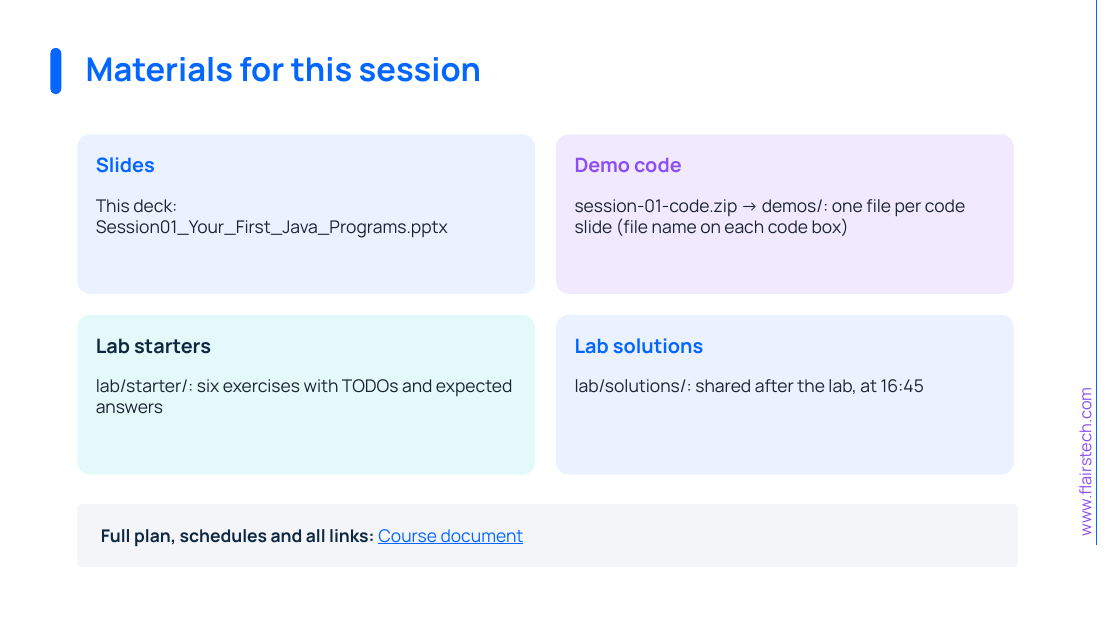
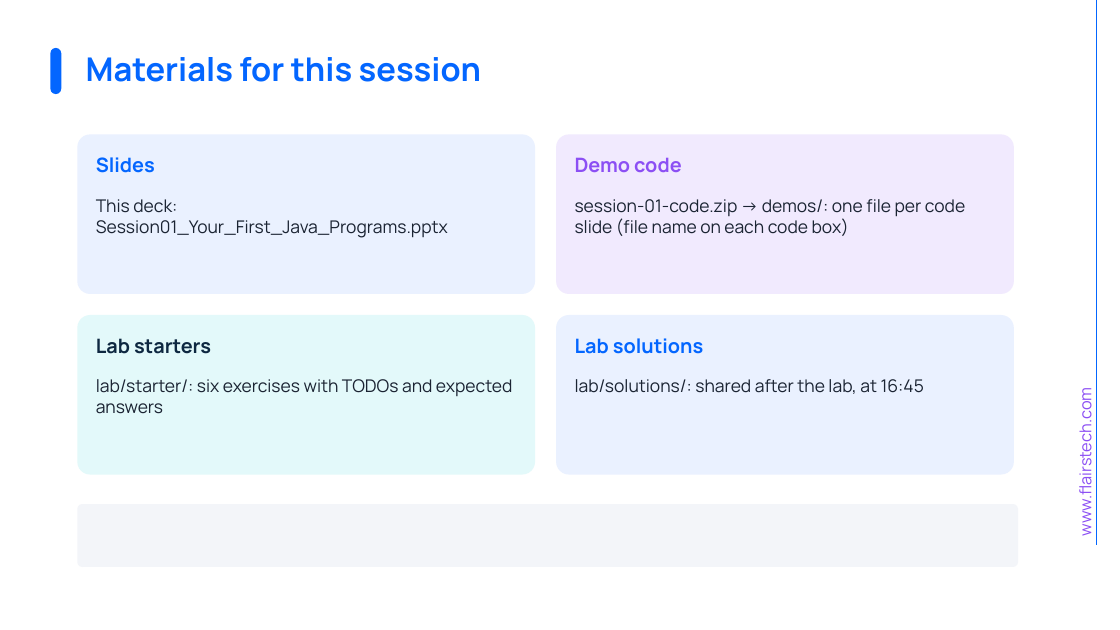
Before and after one commit to muhammedkamal/java-spring-bootcamp, a slide deck: slide 34 of files/Session01_Your_First_Java_Programs.pptx. Drawn at 1120x630 pixels with LibreOffice and Linux fonts; fonts in the diff are those of the drawing; background and template pictures are left out. Boxes give left, top, right and bottom in pixels: in the first picture for what was removed or moved away, otherwise in the second. Text is boxed around its words. In the diff, an @@ line names an element or a change of style, - is before the commit and + after.

Commit message:
Replace external doc links with a repo file; remove add-in metadata from slides

```diff
--- a/files/Session01_Your_First_Java_Programs.pptx
+++ b/files/Session01_Your_First_Java_Programs.pptx
@@ text removed at [101,529,524,547] @@
-Full plan, schedules and all links: Course document
```
Also in this commit, not shown: 3 other files.
